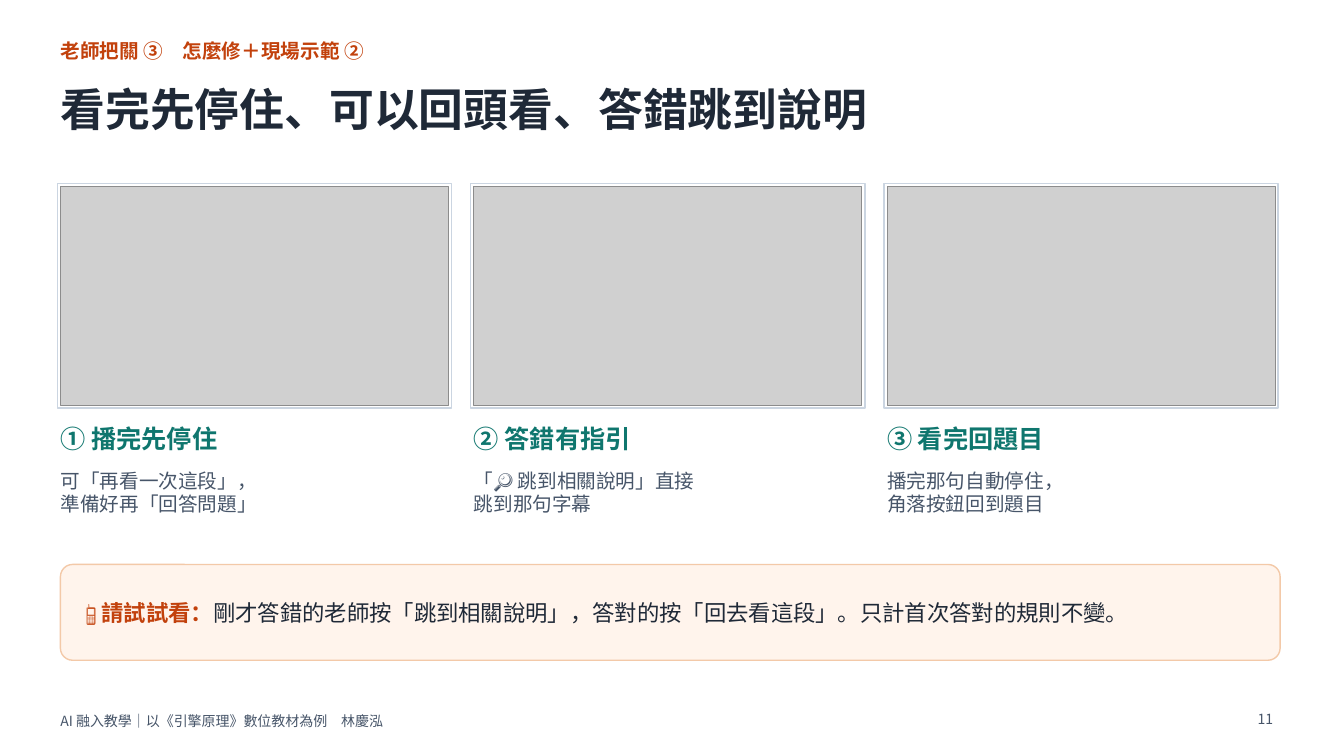
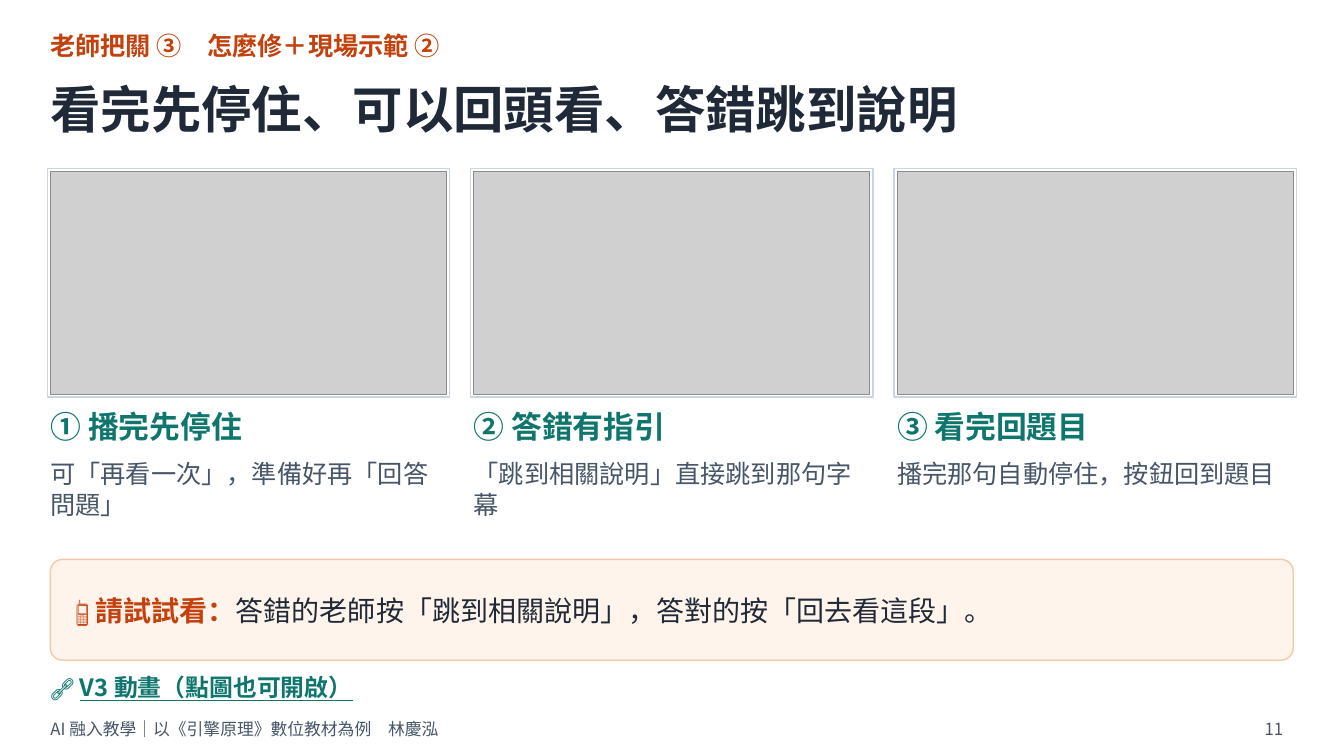
Before and after one commit to ntccar01/engine-principles, a slide deck: slide 11 of share/docs/AI融入教學_引擎原理_教師分享_列印版.pptx. Drawn at 1344x756 pixels with LibreOffice and Linux fonts; fonts in the diff are those of the drawing; grey boxes stand for pictures. Boxes give left, top, right and bottom in pixels: in the first picture for what was removed or moved away, otherwise in the second. Text is boxed around its words. In the diff, an @@ line names an element or a change of style, - is before the commit and + after.

```diff
--- a/share/docs/AI融入教學_引擎原理_教師分享_列印版.pptx
+++ b/share/docs/AI融入教學_引擎原理_教師分享_列印版.pptx
@@ text "老師把關 ③ 怎麼修＋現場示範 ②" moved from (x1=60, y1=41, x2=364, y2=60) to (x1=50, y1=33, x2=440, y2=58) @@
@@ text "老師把關 ③ 怎麼修＋現場示範 ②" at (x1=50, y1=33, x2=440, y2=58): size 14 to 18 pt @@
@@ title "看完先停住、可以回頭看、答錯跳到說明" moved from (x1=60, y1=87, x2=867, y2=130) to (x1=50, y1=84, x2=957, y2=133) @@
@@ title "看完先停住、可以回頭看、答錯跳到說明" at (x1=50, y1=84, x2=957, y2=133): size 32 to 36 pt @@
@@ rectangle resized from (x1=57, y1=184, x2=452, y2=408) to (x1=47, y1=168, x2=450, y2=397) @@
@@ picture resized from (x1=60, y1=187, x2=449, y2=405) to (x1=50, y1=171, x2=447, y2=394) @@
@@ rectangle resized from (x1=471, y1=184, x2=865, y2=408) to (x1=471, y1=168, x2=873, y2=397) @@
@@ picture resized from (x1=474, y1=187, x2=862, y2=405) to (x1=474, y1=171, x2=870, y2=394) @@
@@ rectangle resized from (x1=884, y1=184, x2=1278, y2=408) to (x1=894, y1=168, x2=1297, y2=397) @@
@@ picture resized from (x1=887, y1=187, x2=1275, y2=405) to (x1=897, y1=171, x2=1294, y2=394) @@
@@ text "① 播完先停住" moved from (x1=60, y1=426, x2=217, y2=451) to (x1=50, y1=411, x2=242, y2=441) @@
@@ text "② 答錯有指引" moved from (x1=474, y1=426, x2=631, y2=451) to (x1=474, y1=411, x2=665, y2=441) @@
@@ size 18 to 22 pt in 3 elements at (x1=474, y1=411, x2=665, y2=441), (x1=50, y1=411, x2=242, y2=441), (x1=897, y1=411, x2=1089, y2=441) @@
@@ text "③ 看完回題目" moved from (x1=887, y1=426, x2=1044, y2=451) to (x1=897, y1=411, x2=1089, y2=441) @@
@@ text at (x1=50, y1=461, x2=428, y2=516): text changed; size 14 to 18 pt @@
-可「再看一次這段」，
-準備好再「回答問題」
+可「再看一次」，準備好再「回答問題」
@@ text at (x1=474, y1=461, x2=852, y2=516): text changed; size 14 to 18 pt @@
-「🔎 跳到相關說明」直接
-跳到那句字幕
+「跳到相關說明」直接跳到那句字幕
@@ text at (x1=897, y1=462, x2=1275, y2=486): text changed; size 14 to 18 pt @@
-播完那句自動停住，
-角落按鈕回到題目
+播完那句自動停住，按鈕回到題目
@@ rounded rectangle resized from (x1=60, y1=565, x2=1280, y2=660) to (x1=50, y1=560, x2=1294, y2=660) @@
@@ rounded rectangle at (x1=50, y1=560, x2=1294, y2=660): proportions changed @@
@@ text at (x1=95, y1=597, x2=993, y2=624): text changed; size 16 to 20 pt @@
-📱 請試試看：剛才答錯的老師按「跳到相關說明」，答對的按「回去看這段」。只計首次答對的規則不變。
+📱 請試試看：答錯的老師按「跳到相關說明」，答對的按「回去看這段」。
@@ text added at (x1=80, y1=675, x2=352, y2=701), 17 pt, text #0F766E, bold, underline @@
+🔗 V3 動畫（點圖也可開啟）
@@ text "AI 融入教學｜以《引擎原理》數位教材為例 林慶泓" at (x1=50, y1=720, x2=438, y2=737): size 10 to 12 pt @@
@@ text "AI 融入教學｜以《引擎原理》數位教材為例 林慶泓" moved from (x1=60, y1=714, x2=383, y2=728) to (x1=50, y1=720, x2=438, y2=737) @@
@@ page number moved from (x1=1258, y1=713, x2=1274, y2=724) to (x1=1265, y1=722, x2=1284, y2=735) @@
@@ page number at (x1=1265, y1=722, x2=1284, y2=735): size 10 to 12 pt @@
```
Also in this commit, not shown: 15 other slides changed, 17 other files.
